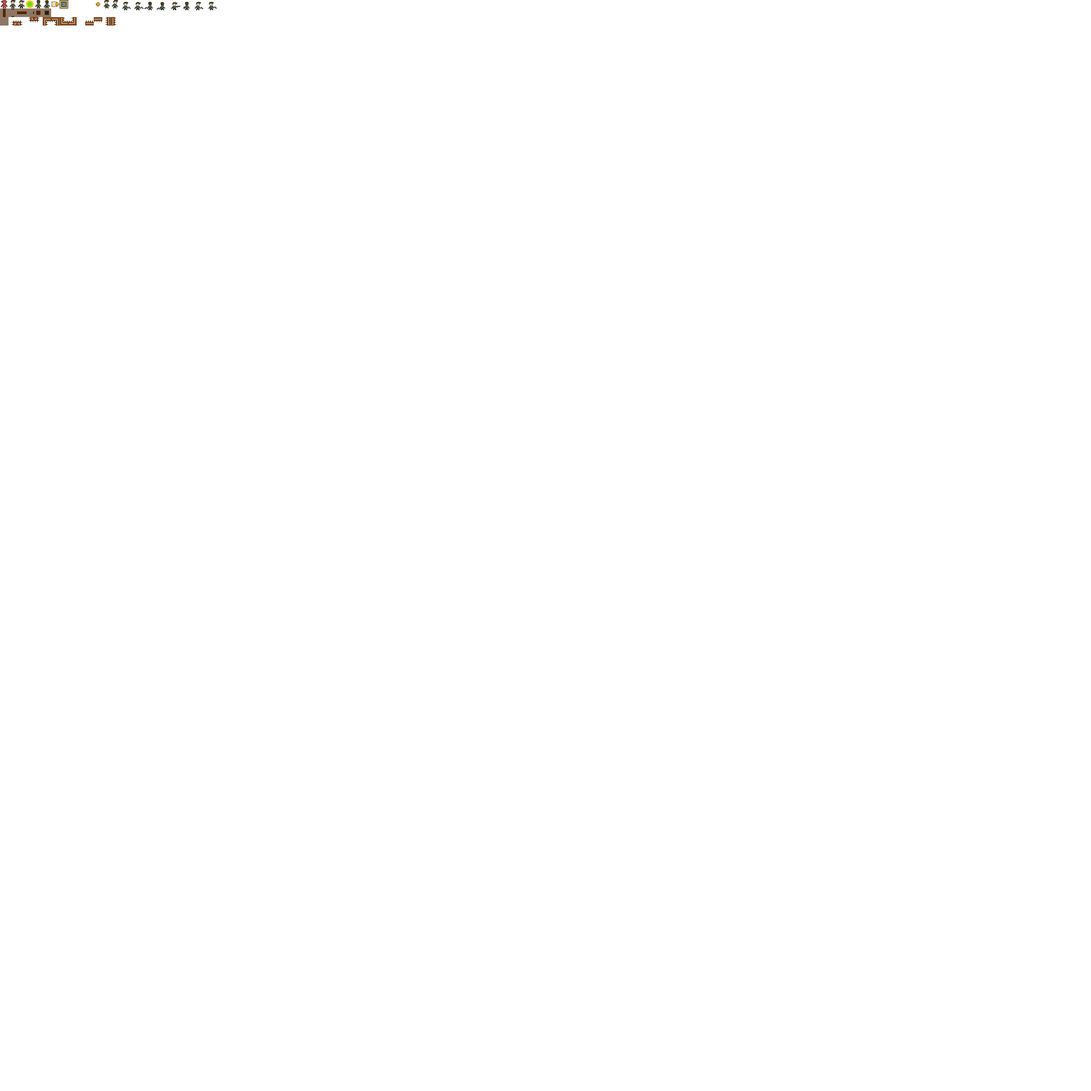
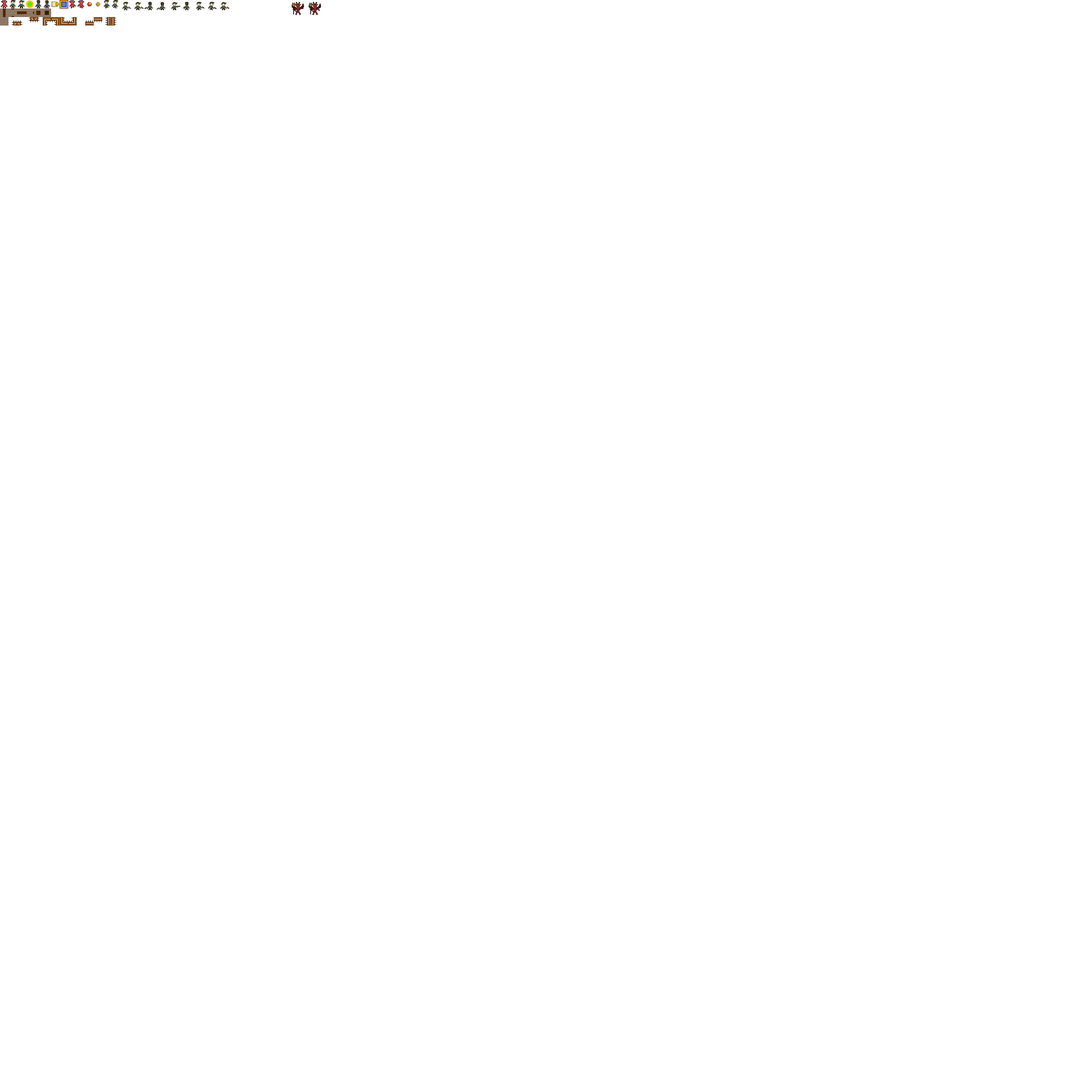
Two versions of the same layered image (1091 x 1091). Layer-by-layer changes:
added layer "bossattack2.png" above "bossattack.png" over [left=308, top=1, right=322, bottom=15]
added layer "bossattack.png" above "damaged_mc.png" over [left=291, top=1, right=305, bottom=15]
added layer "damaged_mc.png" above "level1" over [left=220, top=2, right=230, bottom=11]
renamed "MC-gun-move2" to "mcmovingpistol2.png", moved it above "mcmovingpistol1.png", painted on it over [left=208, top=1, right=218, bottom=11]
renamed "MC-gun-move1" to "mcmovingpistol1.png", moved it above "mcmoving2.png", painted on it over [left=194, top=1, right=205, bottom=11]
added layer "demon-walk-2" above "demon-walk-1" over [left=77, top=0, right=85, bottom=9]
added layer "demon-walk-1" above "demon-standing" over [left=69, top=0, right=77, bottom=9]
added layer "fireball.png" above "doors" over [left=87, top=2, right=92, bottom=7]
hid "Background", painted on it over [left=194, top=1, right=230, bottom=11]
